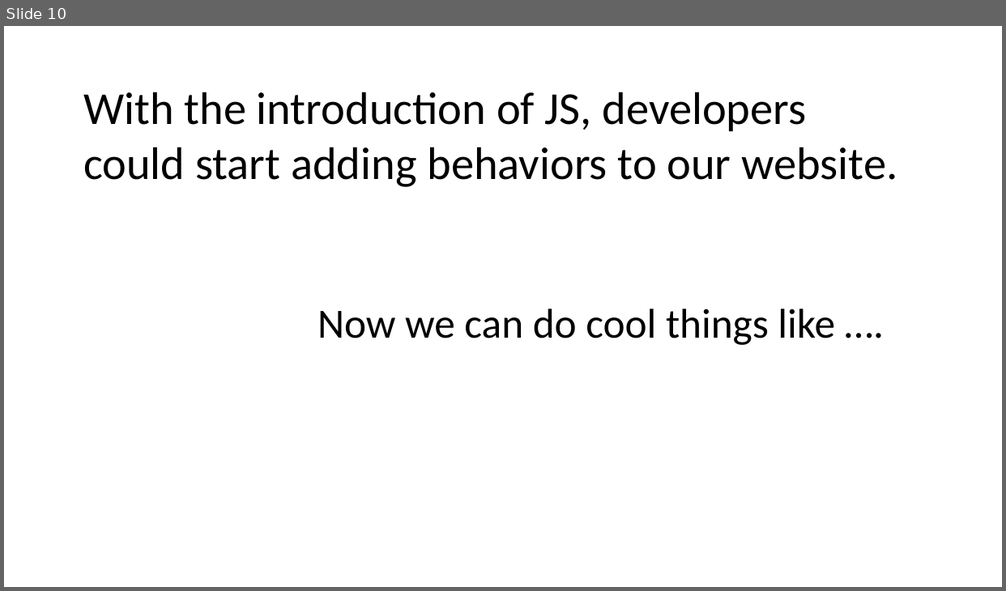
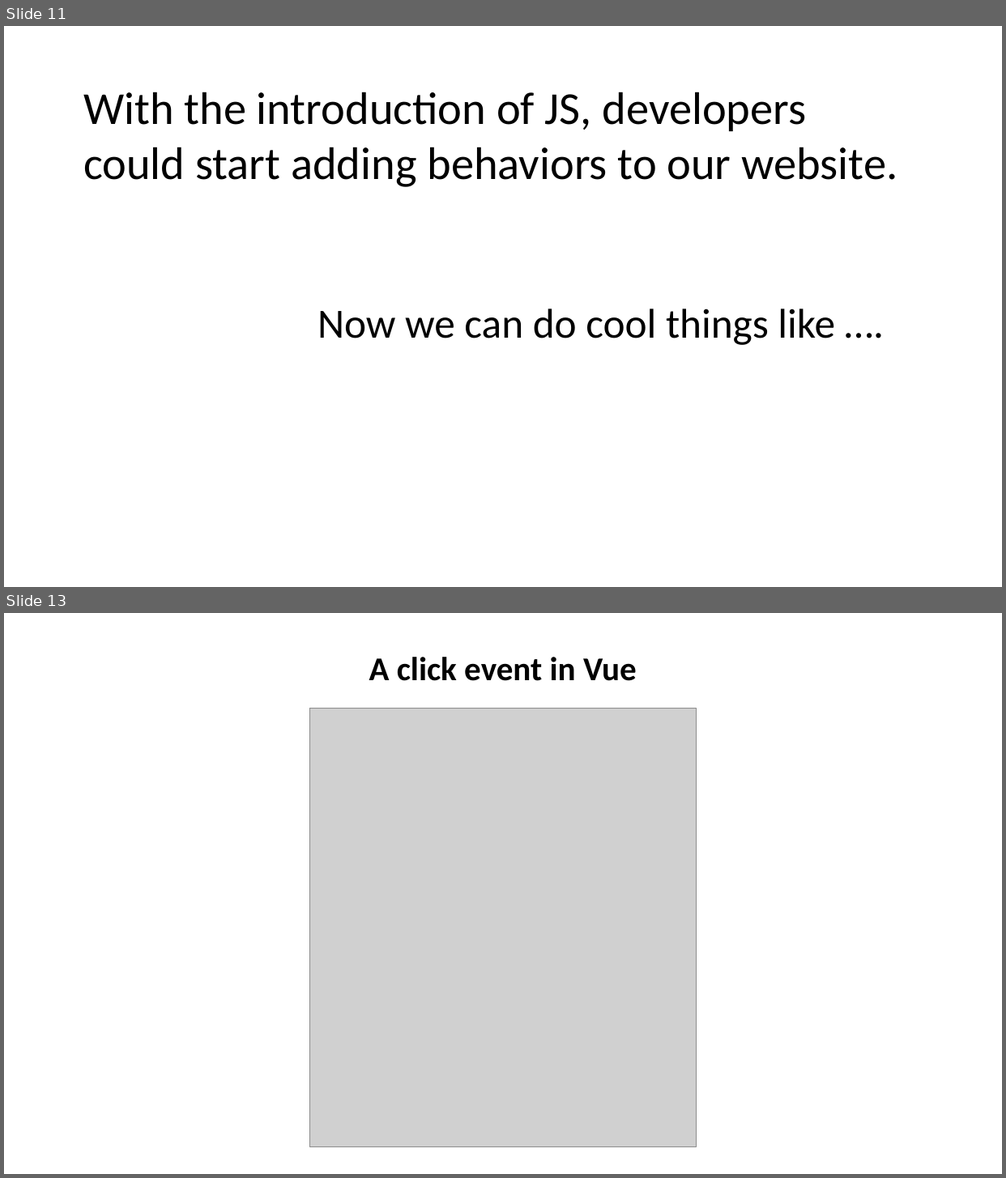
Before and after one commit to andrewsunglaekim/history-of-fefw, a slide deck: deck.pptx. Shown one above the other, each under a label of ours: slide 10 before the commit, slides 11 and 13 after it; the slides between them are not shown. The pictures are 1006x591 and 1006x1178 pixels, drawn with LibreOffice and Linux fonts; fonts in the diff are those of the drawing; grey boxes stand for pictures. Boxes give left, top, right and bottom in pixels: in the first picture for what was removed or moved away, otherwise in the second. Text is boxed around its words. In the diff, an @@ line names an element or a change of style, - is before the commit and + after.

```diff
--- a/deck.pptx
+++ b/deck.pptx
@@ slide 13 added at box(4, 613, 1002, 1174), background #FFFFFF @@
@@ text added at box(369, 657, 637, 681), 32 pt, text #000000, bold @@
+A click event in Vue
@@ picture added at box(309, 708, 697, 1147) @@
@@ what was slide 10 is now slide 11 @@
```
Also in this commit, not shown: 1 slide changed, 7 other slides added, 1 slide removed, 10 other files.
